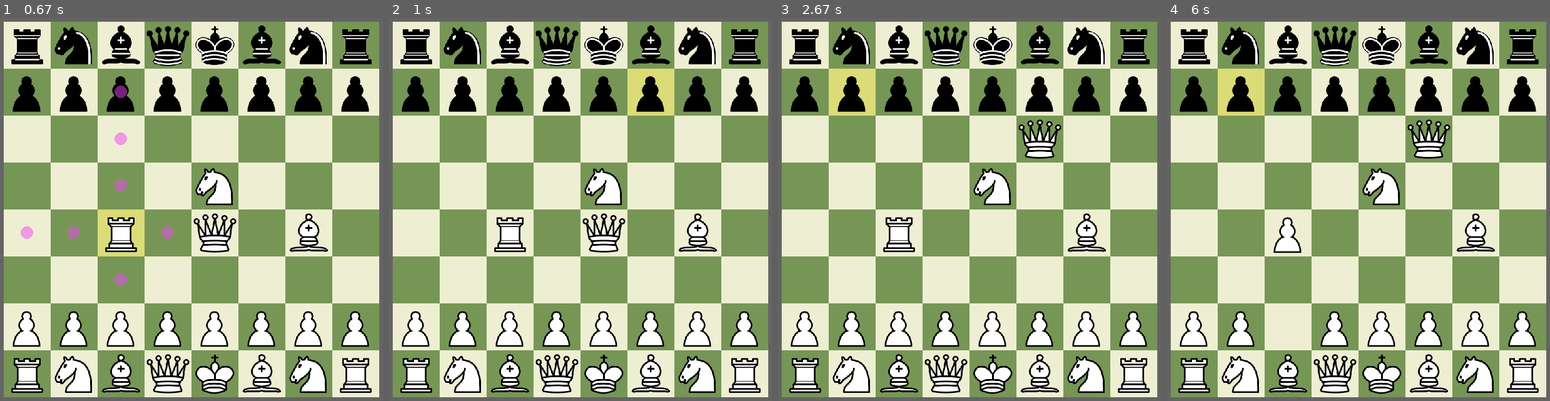
Above: before the commit, frames 1-4 (left to right).
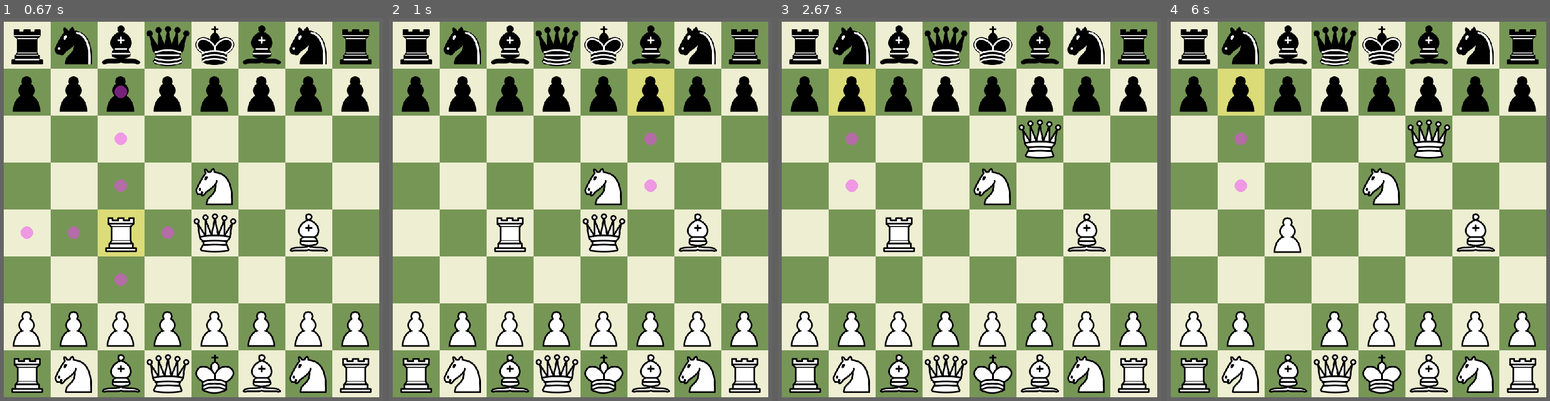
Above: after the commit, the same moments.

Repository: Cian-R/PyProjects
Game: pygame game, started from ChessGame/src/ChessObj.py
Two runs of this game, one before a commit and one after it. Both use one fixed random seed, a clock stepped at 60 frames per second and the inputs below.
Inputs (mouse positions are in pixels of both pictures, inside the frame that each line leads up to):
- Up to frame 1 (0.67 s): press the mouse at (99, 213) at 0.37 s; move the mouse to (164, 255) at 0.47 s; release the mouse at (229, 297) at 0.6 s
- Up to frame 2 (1 s): click (637, 75) at 0.72 s
- Up to frame 3 (2.67 s): click (869, 67) at 1.08 s; click (973, 251) at 1.58 s; click (1046, 178) at 1.88 s; press the mouse at (1046, 178) at 2.2 s; move the mouse to (1049, 159) at 2.3 s; release the mouse at (1049, 140) at 2.43 s; click (850, 79) at 2.55 s
- Up to frame 4 (6 s): click (1373, 194) at 2.92 s; click (1301, 324) at 3.38 s; press the mouse at (1301, 324) at 3.7 s; move the mouse to (1289, 282) at 3.8 s; release the mouse at (1281, 240) at 3.93 s; click (1381, 316) at 4.05 s; click (1469, 240) at 4.38 s; click (1281, 270) at 4.72 s; click (1373, 312) at 5.05 s; click (1262, 171) at 5.38 s; click (1251, 71) at 5.72 s

Frame 1 is identical in both runs. In frame 2, 0.2% of the frame differs, in the area x 66-70%, y 29-46%; in frame 3, 0.2%; in frame 4, 0.2%.

Commit message:
Tidying up.

Diff:
--- a/ChessGame/src/ChessObj.py
+++ b/ChessGame/src/ChessObj.py
@@ -24,7 +24,7 @@
 # Fill board with pieces.
 board = fill_board(board, spritesheet)
 
-# ////////////////////////// Main ////////////////////////////////
+# /////////////////////////////////////////////////////// Main ///////////////////////////////////////////////////////
 selected_square = None
 potential_squares = []
 dragging_piece = None
@@ -65,10 +65,6 @@
             else:   # Else, if selecting a blank, unreachable square
                 selected_square, potential_squares = deselect_square(selected_square)
 
-            print(potential_squares)
-
-    # =========================================================
-
     # ==================== GRAPHICS DRAWING ====================
     win.fill(bg_colour)
     for row in board:
--- a/ChessGame/src/chess_funcs.py
+++ b/ChessGame/src/chess_funcs.py
@@ -66,55 +66,58 @@
 
 
 def rec_add_squares(board_state, x, y, direction, colour, collected):
-    print("Recursion Start:", x, y, direction, colour, collected)
     xmod, ymod = directions[direction]
-    print(xmod, ymod)
     x += xmod
     y += ymod
-    print(x, y)
     if (x < 0) or (x > 7) or (y < 0) or (y > 7):
-        print("EDGEEEEE")
         return collected
     elif board_state[x][y].piece:
-        print("Piece")
         if board_state[x][y].piece.get_name()[0] != colour:
-            print("enemy!")
             collected.append(board_state[x][y])
         return collected
     else:
-        print("Recursion End:", x, y, direction)
         collected.append(board_state[x][y])
         collected = rec_add_squares(board_state, x, y, direction, colour, collected)
         return collected
 
 
 def get_moves(board_state, origin, piece_type):
-    print("==================Getting moves...", piece_type)
     x, y = origin
     response = []
     if piece_type == 'wpawn':
-        print("wpawn")
         if y == 6:
             response.append(board_state[x][y-2])
         response.append(board_state[x][y-1])
+    elif piece_type == 'bpawn':
+        if y == 1:
+            response.append(board_state[x][y+2])
+        response.append(board_state[x][y+1])
     elif piece_type[1:] == "bish":
-        print("bish")
         response += rec_add_squares(board_state, x, y, "upleft", piece_type[0], [])
         response += rec_add_squares(board_state, x, y, "upright", piece_type[0], [])
         response += rec_add_squares(board_state, x, y, "downleft", piece_type[0], [])
         response += rec_add_squares(board_state, x, y, "downright", piece_type[0], [])
     elif piece_type[1:] == "rook":
-        print("rook")
         response += rec_add_squares(board_state, x, y, "up", piece_type[0], [])
         response += rec_add_squares(board_state, x, y, "down", piece_type[0], [])
         response += rec_add_squares(board_state, x, y, "left", piece_type[0], [])
         response += rec_add_squares(board_state, x, y, "right", piece_type[0], [])
     elif piece_type[1:] == "quee":
-        print("quee")
         for key in directions:
             response += rec_add_squares(board_state, x, y, key, piece_type[0], [])
+    elif piece_type[1:] == "king":
+        for key in directions:
+            xmod, ymod = directions[key]
+            tempx = x + xmod
+            tempy = y + ymod
+            if (tempx < 0) or (tempx > 7) or (tempy < 0) or (tempy > 7):
+                pass
+            elif board_state[tempx][tempy].piece:
+                if board_state[tempx][tempy].piece.get_name()[0] != piece_type[0]:
+                    response.append(board_state[tempx][tempy])
+            else:
+                response.append(board_state[tempx][tempy])
     elif piece_type[1:] == "knig":
-        print("knig")
         for key in knight_directions:
             xmod, ymod = knight_directions[key]
             tempx = x + xmod
@@ -122,11 +125,9 @@
             if (tempx < 0) or (tempx > 7) or (tempy < 0) or (tempy > 7):
                 pass
             elif board_state[tempx][tempy].piece:
-                print("Piece")
                 if board_state[tempx][tempy].piece.get_name()[0] != piece_type[0]:
-                    print("enemy!")
                     response.append(board_state[tempx][tempy])
             else:
                 response.append(board_state[tempx][tempy])
-    for e in response: print(e)
+
     return response
